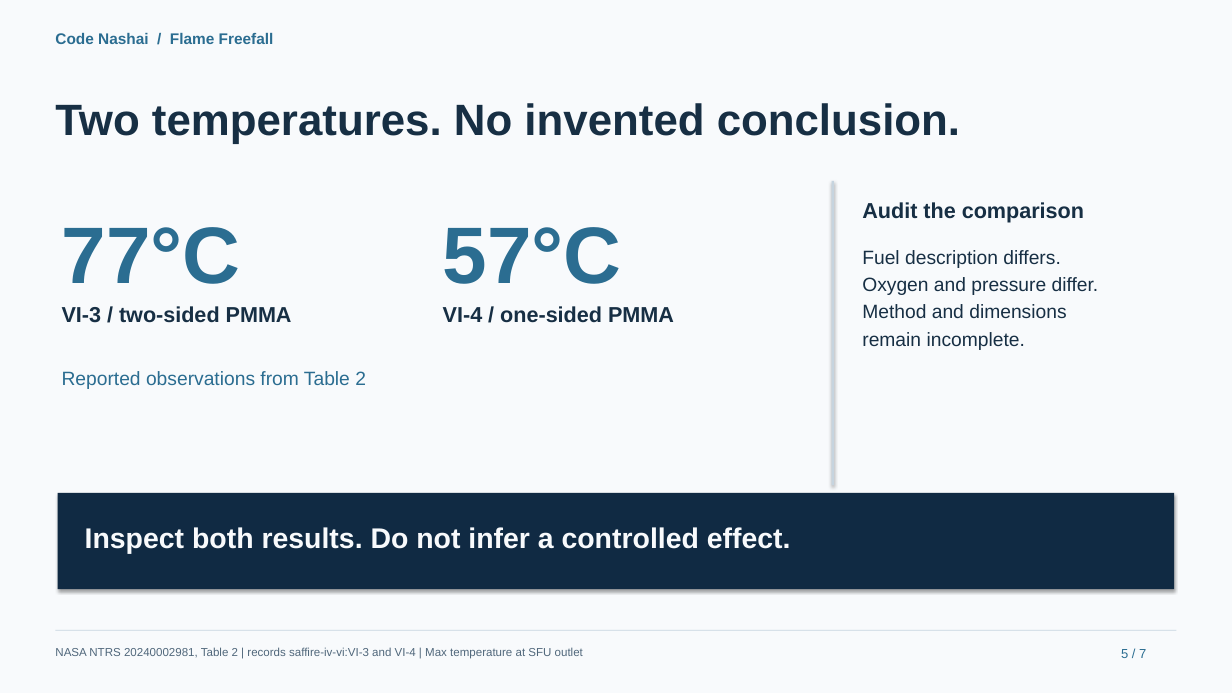
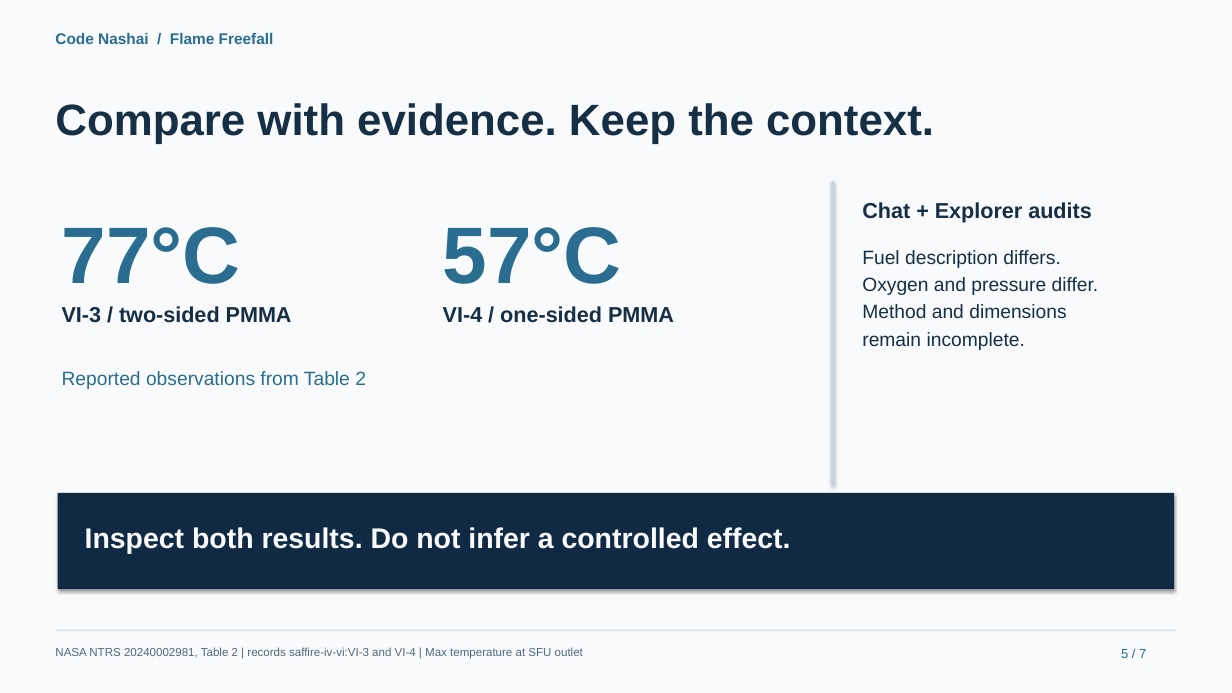
Before and after one commit to marjan-ahmed/flame-freefall, a slide deck: slide 5 of docs/presentation/flame-freefall-pitch.pptx. Drawn at 1232x693 pixels with LibreOffice and Linux fonts; fonts in the diff are those of the drawing. Boxes give left, top, right and bottom in pixels: in the first picture for what was removed or moved away, otherwise in the second. Text is boxed around its words. In the diff, an @@ line names an element or a change of style, - is before the commit and + after.

```diff
--- a/docs/presentation/flame-freefall-pitch.pptx
+++ b/docs/presentation/flame-freefall-pitch.pptx
@@ text at (55, 103, 934, 144): text changed @@
-Two temperatures. No invented conclusion.
+Compare with evidence. Keep the context.
@@ text at (862, 202, 1092, 223): text changed @@
-Audit the comparison
+Chat + Explorer audits
```
Also in this commit, not shown: 5 other slides changed, 1 slide added, 1 slide removed, 12 other files.
